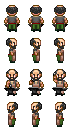
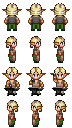
Before/after of a 72×128 layered artwork. What changed in the layer stack:
showed "ears-long-front" over [2, 42, 70, 110]
hid "ears-front" over [6, 42, 66, 110]
added layer "hair-long-yellow" above "hair-black" over [6, 3, 66, 112]
hid "hair-black" over [6, 6, 66, 113]
showed "eyes-blue" over [9, 42, 63, 109]
hid "eyes-brown" over [9, 42, 63, 109]
showed "ears-long-rear" over [2, 9, 70, 13]
painted on "anvil-rear" over [4, 23, 68, 32]
